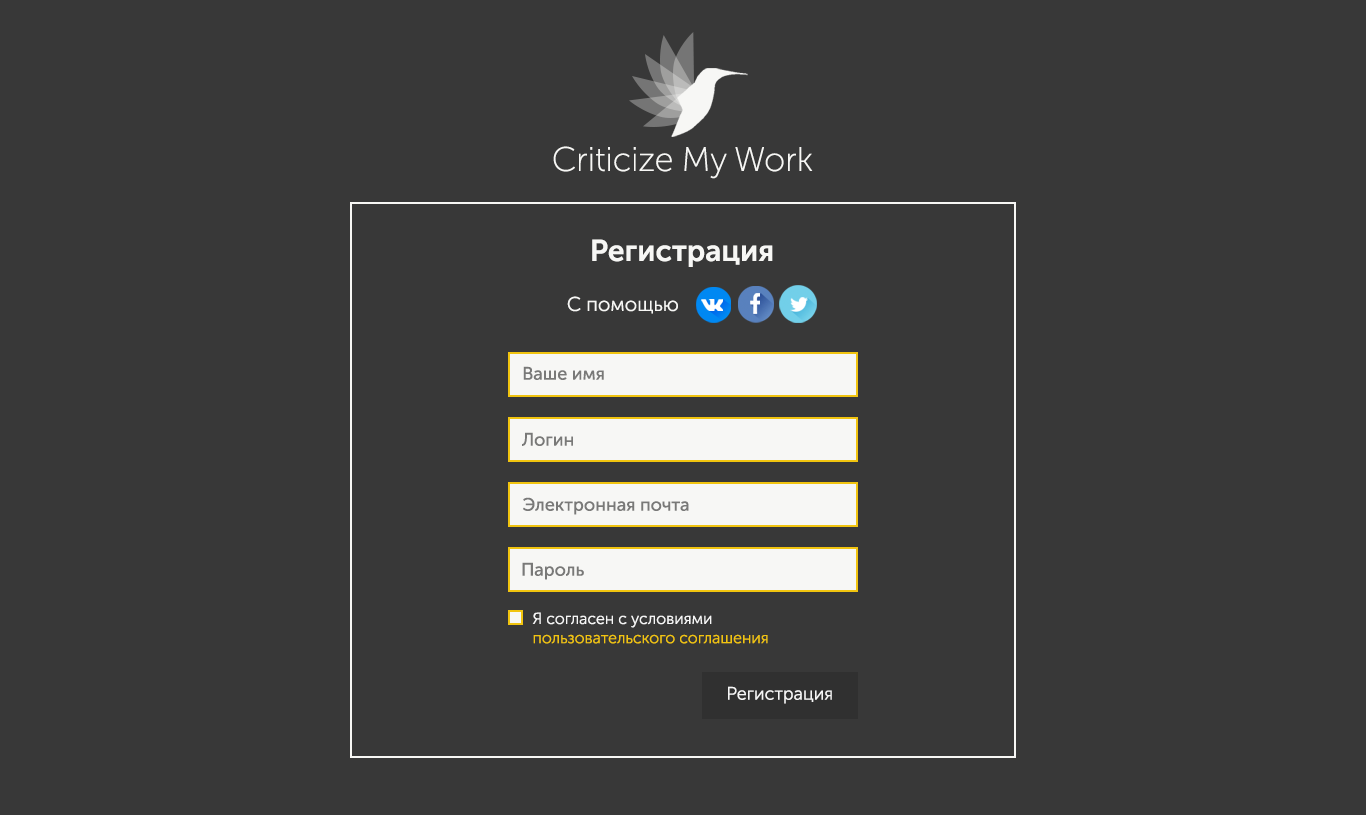
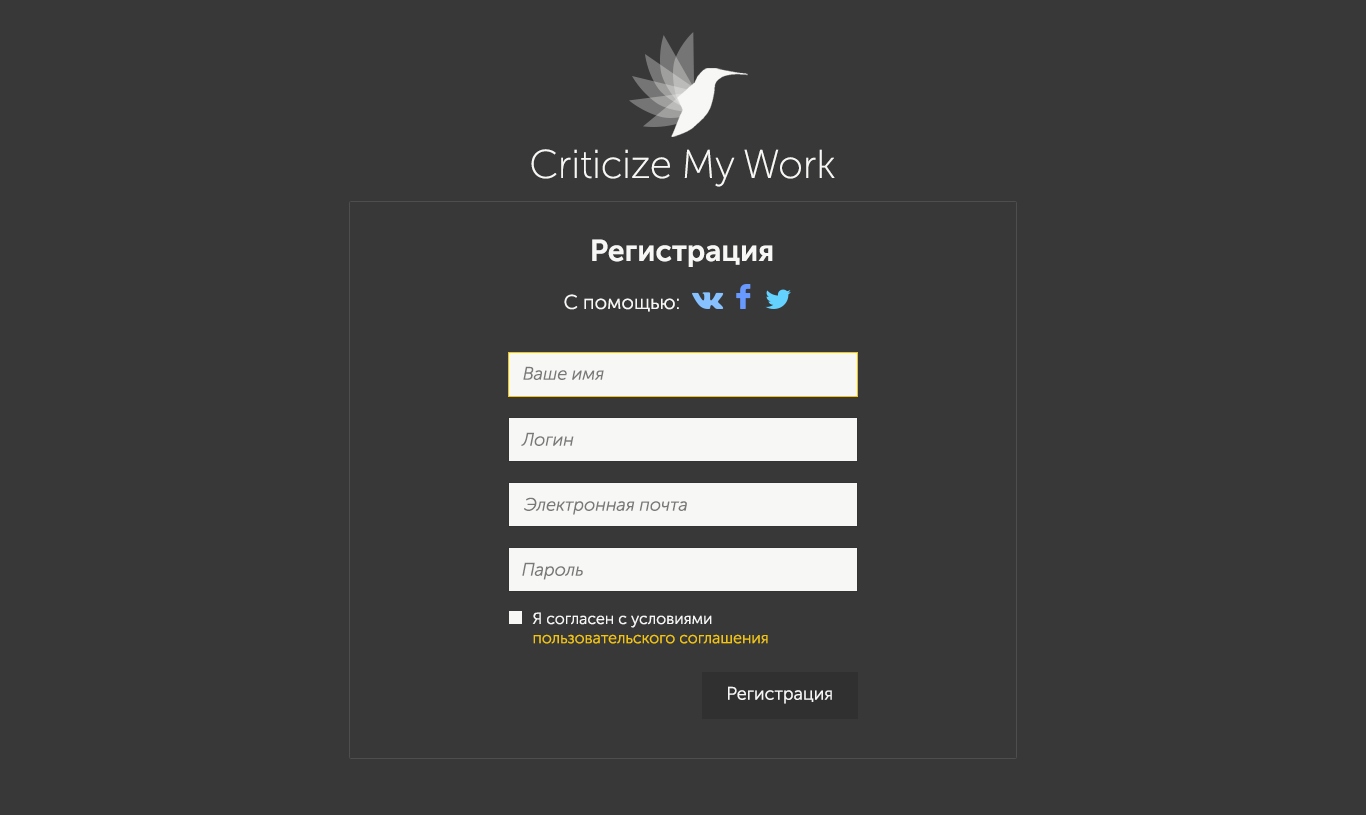
Comparing the layer stacks of the two 1366 × 815 images. Changes:
removed group "openid копия" (13 layers) from group "register" over [567, 284, 817, 323]
removed layer "С помощью" from group "openid копия" over [567, 296, 678, 314]
removed group "twitter" (3 layers) from group "openid копия" over [779, 285, 817, 323]
removed layer "Слой 11" from group "twitter" over [790, 297, 808, 312]
removed layer "Группа 1" (was soft light) from group "twitter" over [791, 297, 817, 323]
removed layer "Слой 10" from group "twitter" over [779, 285, 817, 323]
removed group "fb" (3 layers) from group "openid копия" over [738, 284, 788, 323]
removed layer "Слой 9" from group "fb" over [750, 293, 760, 314]
removed layer "Слой 8" (was soft light) from group "fb" over [742, 284, 788, 323]
removed layer "Слой 7" from group "fb" over [738, 286, 774, 323]
removed group "Vk" (3 layers) from group "openid копия" over [692, 287, 748, 323]
removed layer "Слой 6" from group "Vk" over [701, 299, 723, 311]
removed layer "Слой 2 копия 2" (was soft light) from group "Vk" over [694, 298, 748, 323]
removed layer "Слой 5" from group "Vk" over [696, 287, 731, 323]
painted on "Пароль" over [522, 562, 584, 580]
painted on "Электронная почта" over [523, 497, 689, 515]
painted on "Логин" over [521, 432, 574, 446]
painted on "Ваше имя" over [523, 366, 604, 380]
added group "openid" with 4 layers in group "register" over [564, 284, 791, 312]
added layer "Twitter Bird Shape" in group "openid" over [766, 289, 791, 309]
added layer "Facebook Logo" in group "openid" over [736, 284, 751, 309]
added layer "Vk Social Logotype" (luminosity) in group "openid" over [692, 292, 724, 309]
added layer "С помощью:" in group "openid" over [564, 294, 679, 312]
painted on "Criticize My Work" over [531, 146, 835, 187]
